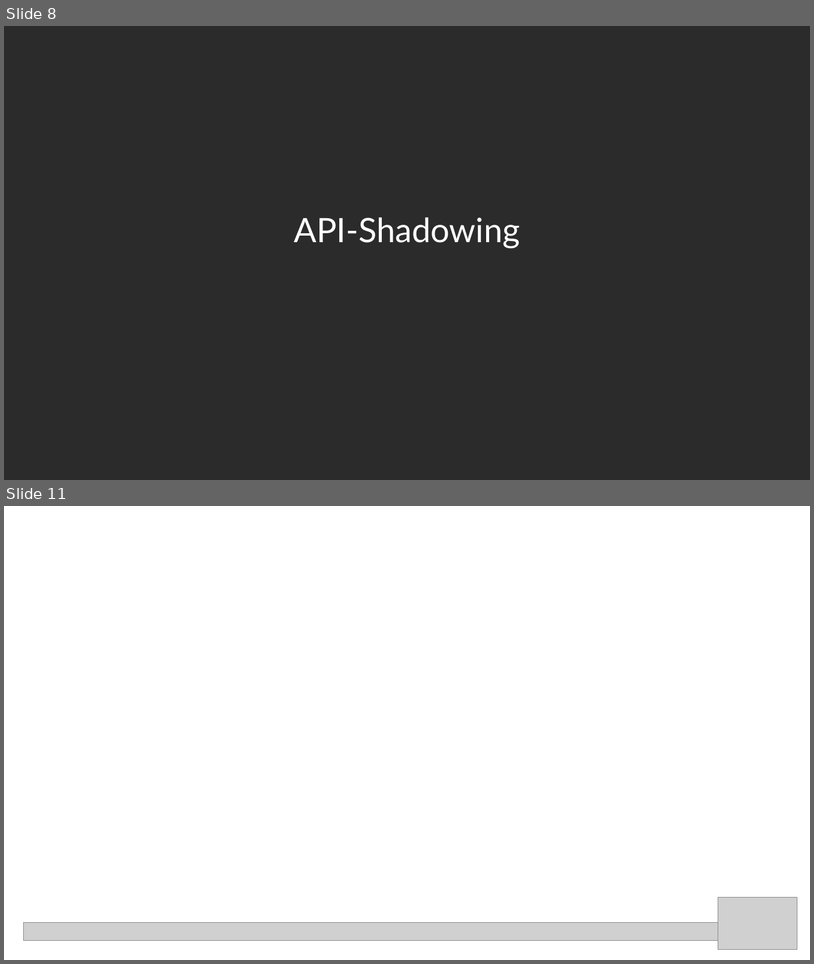
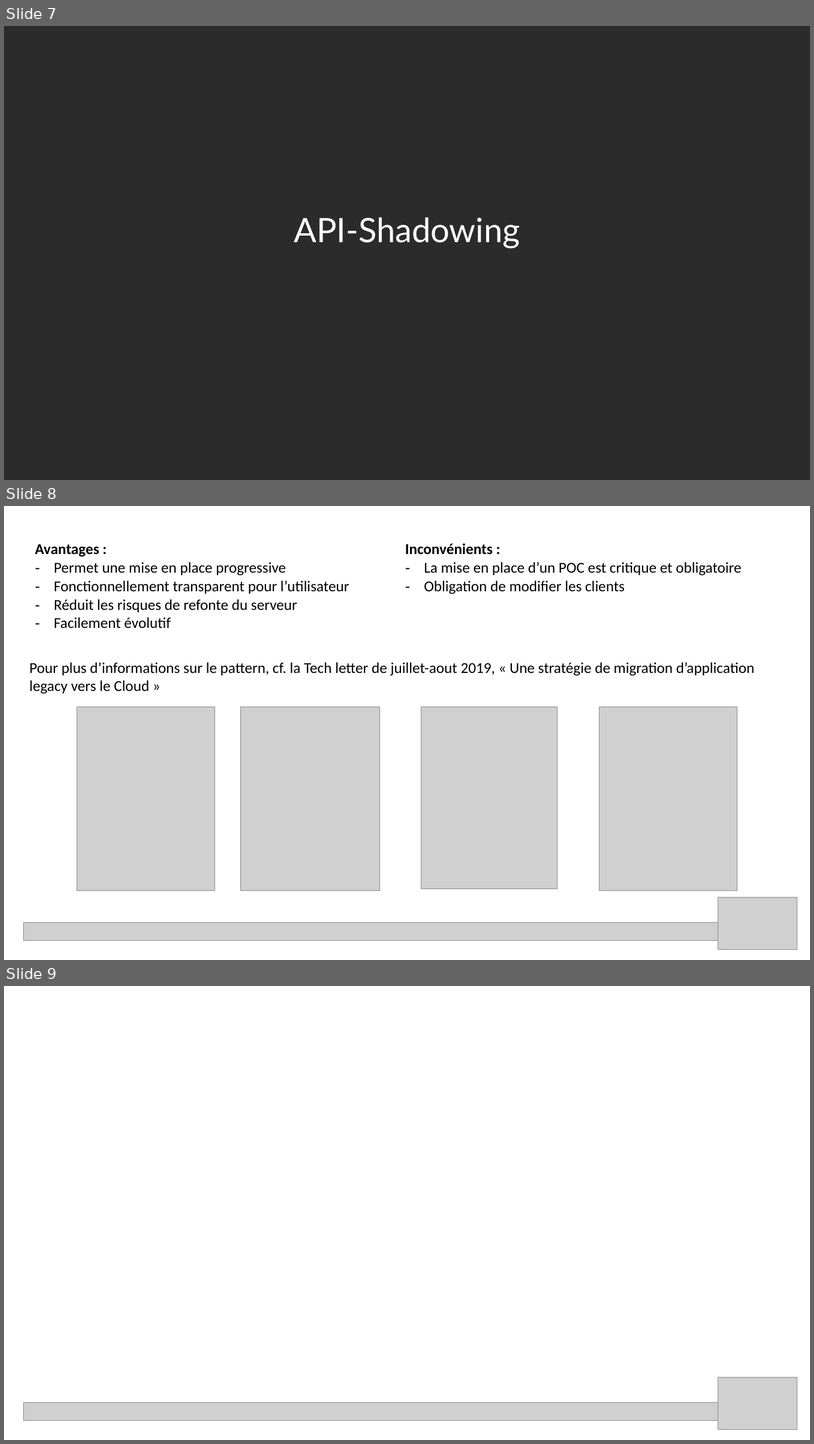
Before and after one commit to acaillol/SpeakUp-ApiShadowing, a slide deck: Speak'up API shadowing.pptx. Shown one above the other, each under a label of ours: slides 8 and 11 before the commit, slides 7, 8 and 9 after it; the slides between them are not shown. The pictures are 814x964 and 814x1444 pixels, drawn with LibreOffice and Linux fonts; fonts in the diff are those of the drawing; grey boxes stand for pictures; background and template pictures are left out; a plain dark background stands for a picture behind light text. Boxes give left, top, right and bottom in pixels: in the first picture for what was removed or moved away, otherwise in the second. Text is boxed around its words. In the diff, an @@ line names an element or a change of style, - is before the commit and + after.

Commit message:
Ajout d'images pour la définition de l'api-shadowing

```diff
--- a/Speak'up API shadowing.pptx
+++ b/Speak'up API shadowing.pptx
@@ slide 8 added at (4, 506, 810, 960), background #FFFFFF @@
@@ table added at (29, 537, 769, 634), 1 rows, 2 columns @@
+Avantages : / Permet une mise en place progressive / Fonctionnellement transparent pour l’utilisateur / Réduit les risques de refonte du serveur / Facilement évolutif | Inconvénients : / La mise en place d’un POC est critique et obligatoire / Obligation de modifier les clients
@@ text added at (29, 662, 755, 694), 18 pt, text #000000 @@
+Pour plus d’informations sur le pattern, cf. la Tech letter de juillet-aout 2019, « Une stratégie de migration d’application legacy vers le Cloud »
@@ group added at (77, 707, 737, 890): 4 pictures @@
@@ picture added at (719, 897, 798, 949) @@
@@ picture added at (23, 922, 719, 940) @@
@@ what was slide 8 is now slide 7 @@
@@ what was slide 11 is now slide 9 @@
```
Also in this commit, not shown: 2 other slides added, 5 slides removed.
